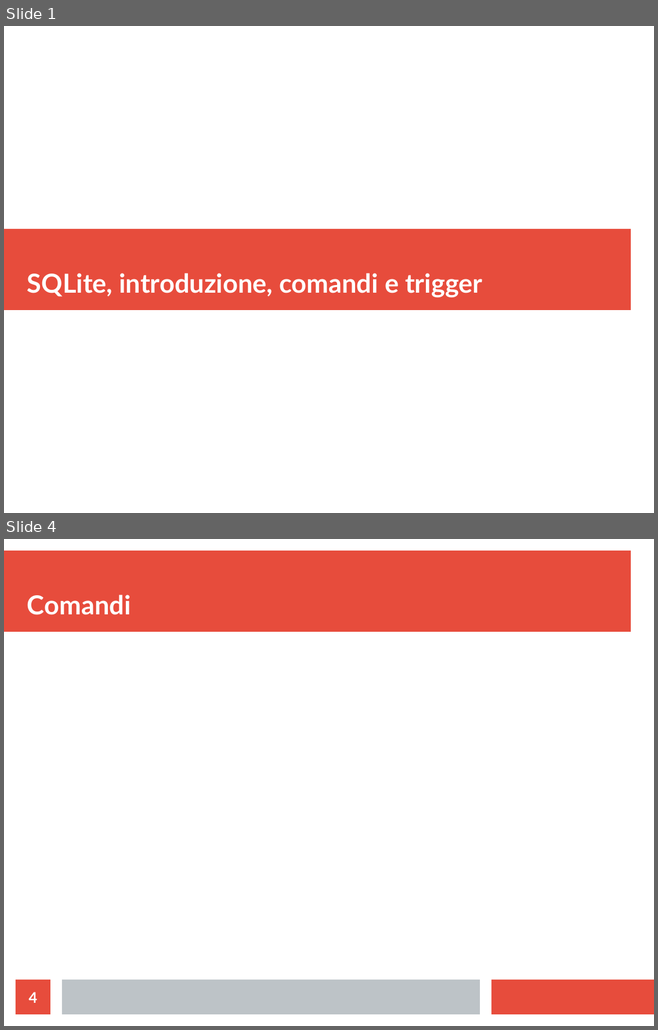
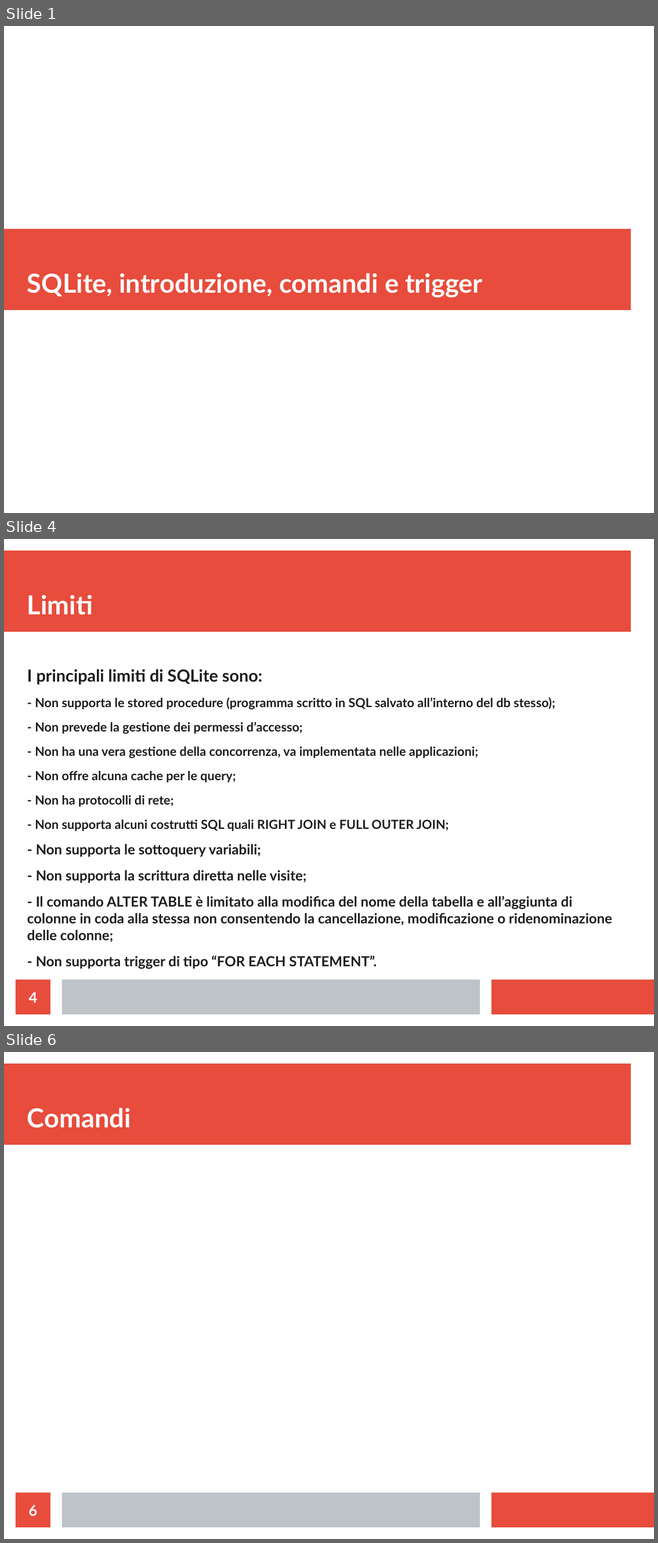
Before and after one commit to MicheleLadisa/cose, a slide deck: lavoriVari/SqlitePresentazione.odp. Shown one above the other, each under a label of ours: slides 1 and 4 before the commit, slides 1, 4 and 6 after it; the slides between them are not shown. The pictures are 658x1030 and 658x1543 pixels, drawn with LibreOffice and Linux fonts; fonts in the diff are those of the drawing. Boxes give left, top, right and bottom in pixels: in the first picture for what was removed or moved away, otherwise in the second. Text is boxed around its words. In the diff, an @@ line names an element or a change of style, - is before the commit and + after.

```diff
--- a/lavoriVari/SqlitePresentazione.odp
+++ b/lavoriVari/SqlitePresentazione.odp
@@ slide 4 added at <box>4,539,654,1026</box>, background #FFFFFF; not listed: 3 template elements that a slide beside it also shows @@
@@ title added at <box>27,595,93,615</box>, 32 pt, text #FFFFFF, bold @@
+Limiti
@@ text added at <box>27,669,612,969</box>, 15.3 pt, text #1C1C1C, bold @@
+I principali limiti di SQLite sono:
+- Non supporta le stored procedure (programma scritto in SQL salvato all’interno del db stesso);
+- Non prevede la gestione dei permessi d’accesso;
+- Non ha una vera gestione della concorrenza, va implementata nelle applicazioni;
+- Non offre alcuna cache per le query;
+- Non ha protocolli di rete;
+- Non supporta alcuni costrutti SQL quali RIGHT JOIN e FULL OUTER JOIN;
+- Non supporta le sottoquery variabili;
+- Non supporta la scrittura diretta nelle visite;
+- Il comando ALTER TABLE è limitato alla modifica del nome della tabella e all’aggiunta di colonne in coda alla stessa non consentendo la cancellazione, modificazione o ridenominazione delle colonne;
+- Non supporta trigger di tipo “FOR EACH STATEMENT”.
@@ page number added at <box>16,980,50,1015</box>, fill #E74C3C, 18 pt, text #FFFFFF, bold @@
+4
@@ what was slide 4 is now slide 6 @@
@@ page number at <box>29,1505,38,1516</box>: text changed @@
-4
+6
```
Also in this commit, not shown: 2 slides changed, 1 other slide added, 5 other files.
